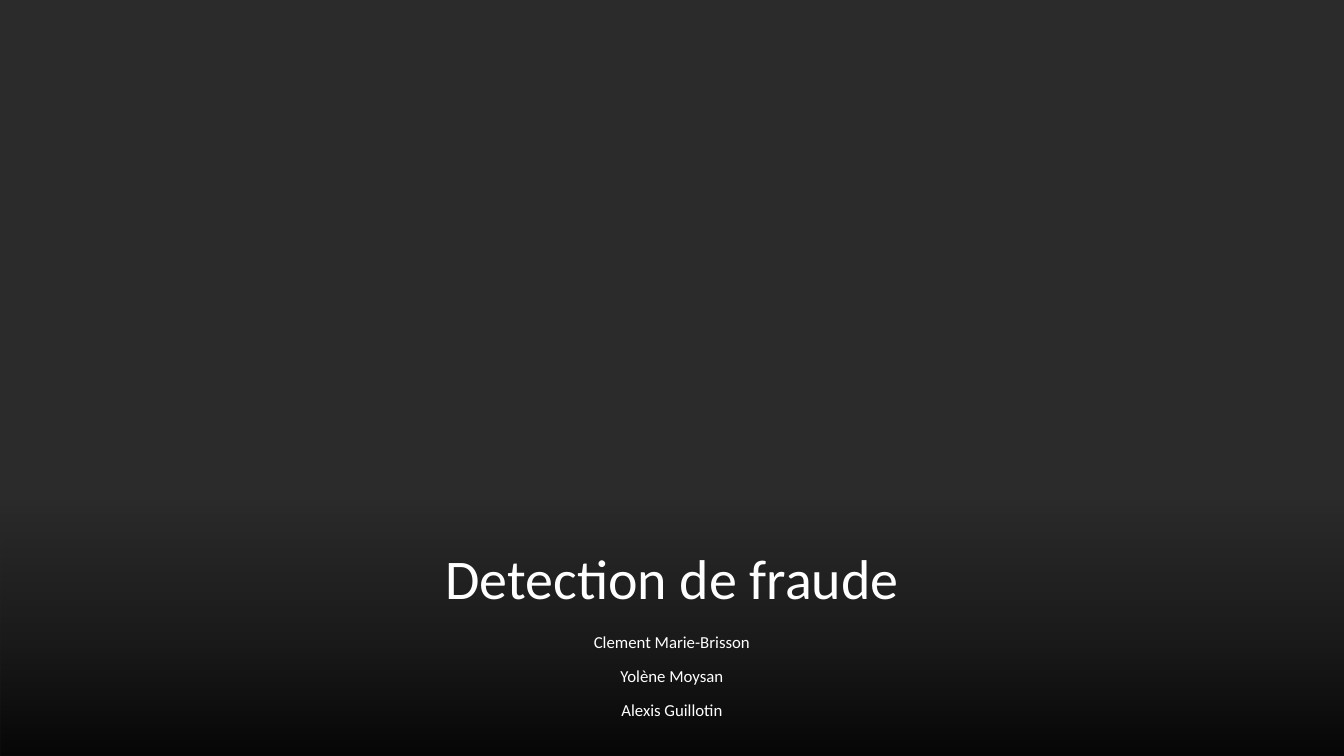
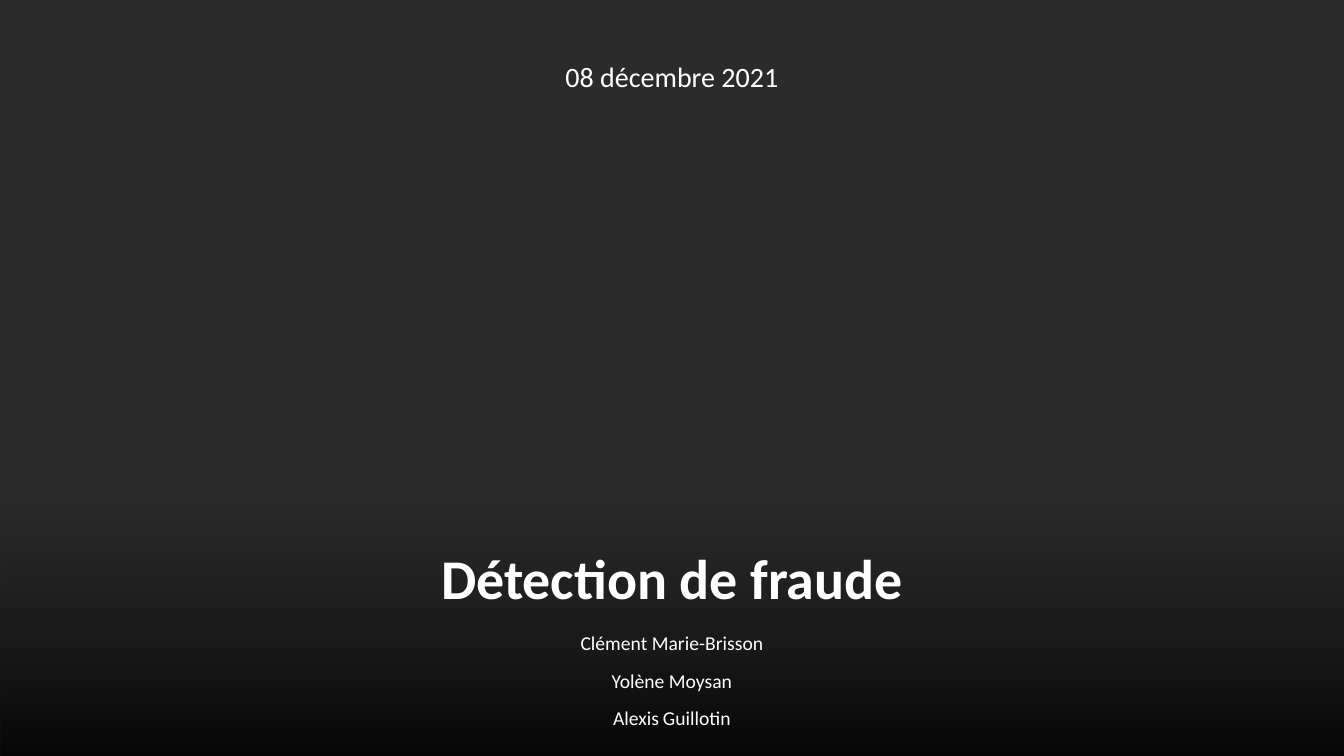
Before and after one commit to AlexisGuillotin/Projet-python, a slide deck: slide 1 of Detection de fraude.pptx. Drawn at 1344x756 pixels with LibreOffice and Linux fonts; fonts in the diff are those of the drawing; background and template pictures are left out; a plain dark background stands for a picture behind light text. Boxes give left, top, right and bottom in pixels: in the first picture for what was removed or moved away, otherwise in the second. Text is boxed around its words. In the diff, an @@ line names an element or a change of style, - is before the commit and + after.

```diff
--- a/Detection de fraude.pptx
+++ b/Detection de fraude.pptx
@@ text added at (565, 67, 778, 87), 20 pt, text #FFFFFF @@
+08 décembre 2021
@@ title at (441, 559, 902, 600): text changed; bold on @@
-Detection de fraude
+Détection de fraude
@@ subtitle at (581, 636, 763, 650): text changed; size 12 to 14 pt @@
-Clement Marie-Brisson
+Clément Marie-Brisson
@@ subtitle at (612, 674, 732, 725): size 12 to 14 pt in "Yolène Moysan", "Alexis Guillotin" @@
```
Also in this commit, not shown: 2 other slides changed.
